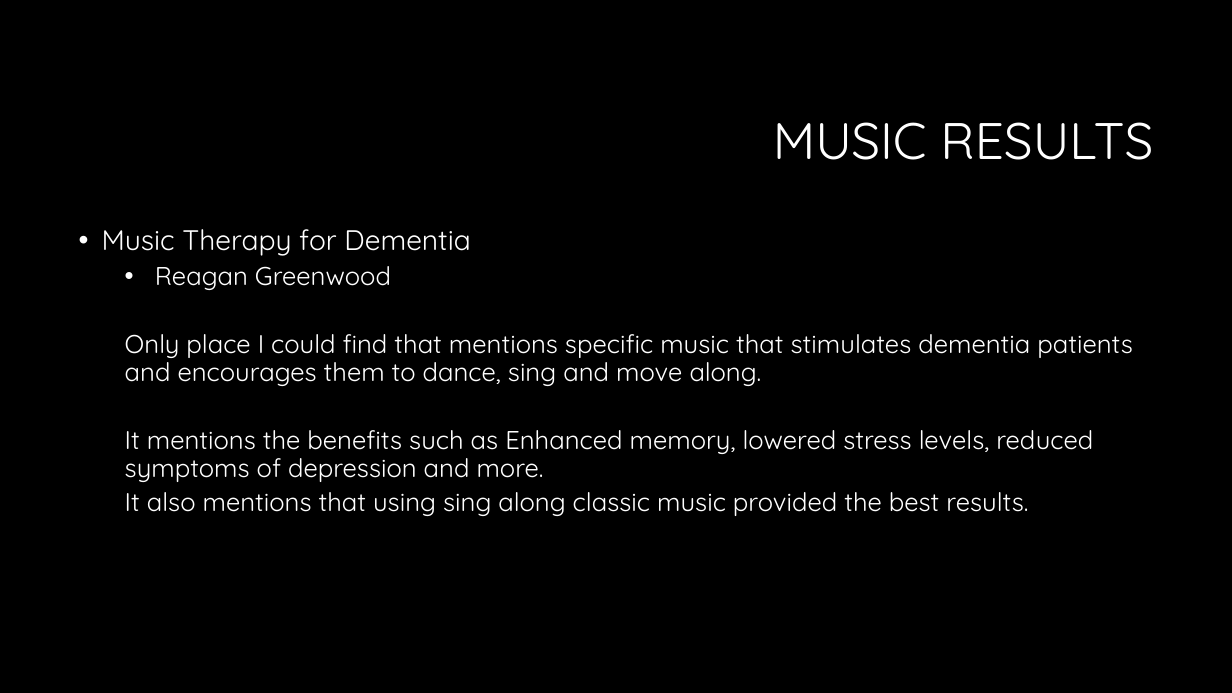
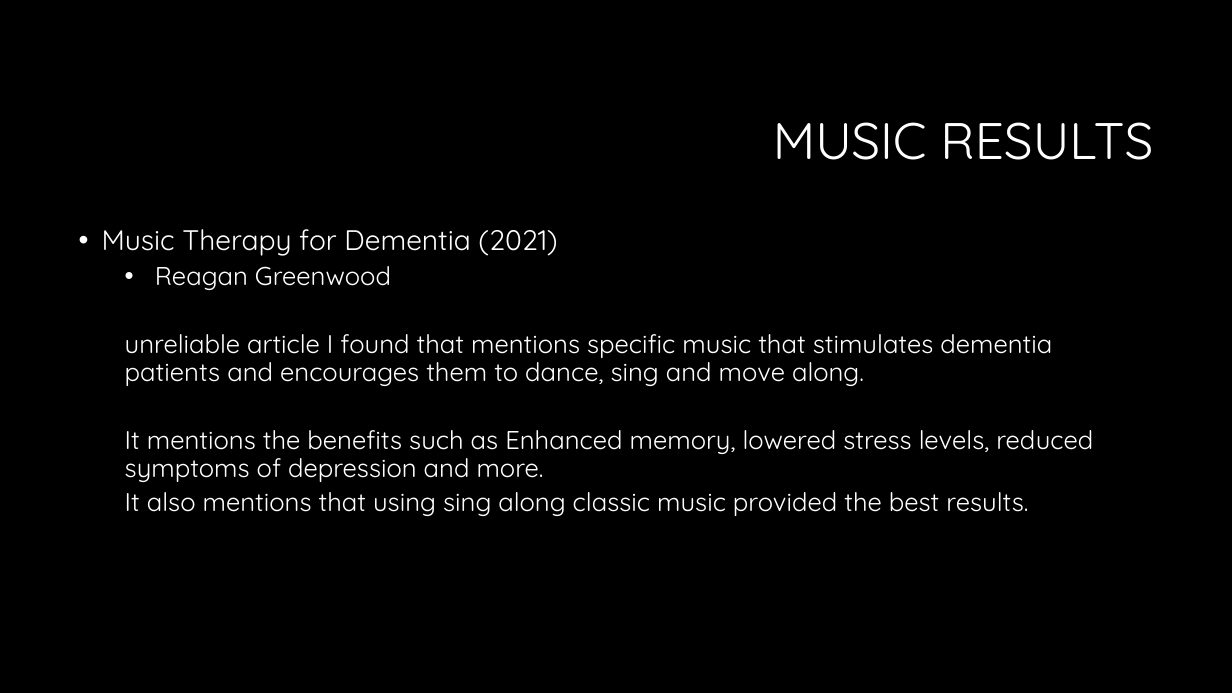
Before and after one commit to LoftieFourie/Honours_Project, a slide deck: slide 12 of Review of studies to motivate implementation and design.pptx. Drawn at 1232x693 pixels with LibreOffice and Linux fonts; fonts in the diff are those of the drawing; background and template pictures are left out. Boxes give left, top, right and bottom in pixels: in the first picture for what was removed or moved away, otherwise in the second. Text is boxed around its words. In the diff, an @@ line names an element or a change of style, - is before the commit and + after.

```diff
--- a/Review of studies to motivate implementation and design.pptx
+++ b/Review of studies to motivate implementation and design.pptx
@@ text at box(102, 229, 557, 256): text changed @@
-• Music Therapy for Dementia
+• Music Therapy for Dementia (2021)
@@ text at box(125, 334, 1052, 386): text changed @@
-  Only place I could find that mentions specific music that stimulates dementia patients and encourages them to dance, sing and move along.
+  unreliable article I found that mentions specific music that stimulates dementia patients and encourages them to dance, sing and move along.
```
Also in this commit, not shown: 1 other slide changed, 3 slides added, 1 slide removed.
